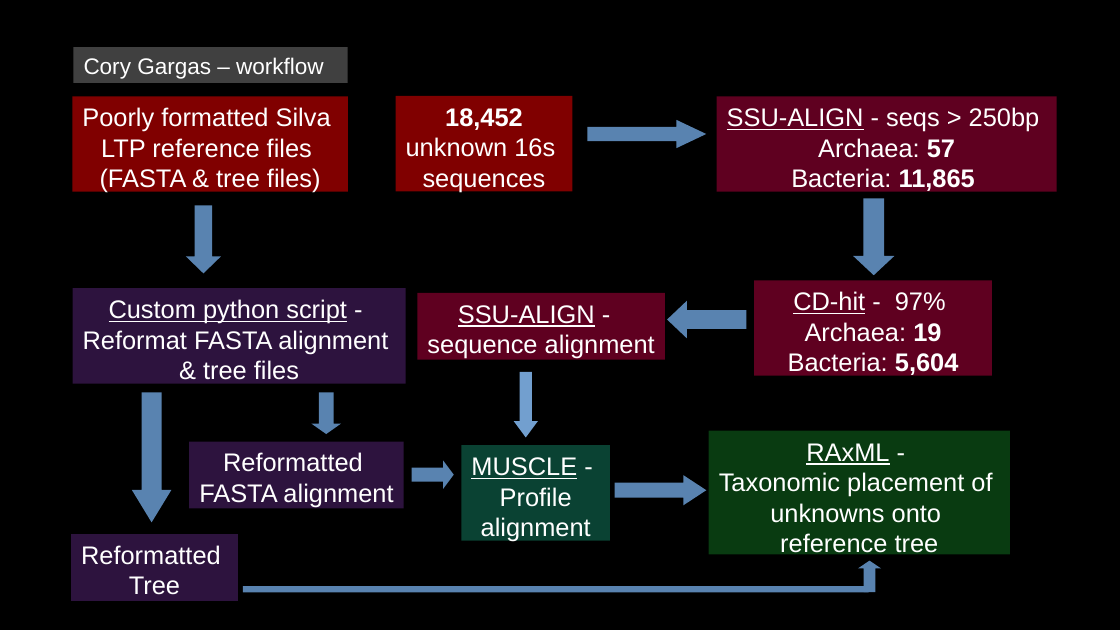
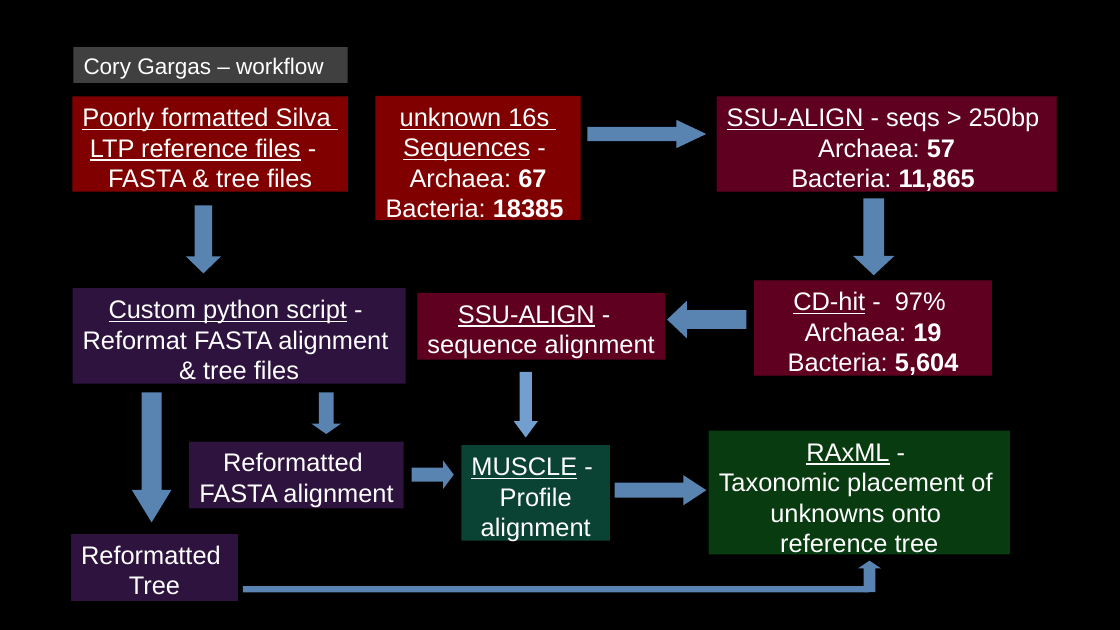
Before and after one commit to cbgargas/biol5153, a slide deck: slide 2 of gargas_final_project_presentation.odp. Drawn at 1120x630 pixels with LibreOffice and Linux fonts; fonts in the diff are those of the drawing. Boxes give left, top, right and bottom in pixels: in the first picture for what was removed or moved away, otherwise in the second. Text is boxed around its words. In the diff, an @@ line names an element or a change of style, - is before the commit and + after.

Commit message:
ver. 1.1, complete

```diff
--- a/gargas_final_project_presentation.odp
+++ b/gargas_final_project_presentation.odp
@@ text in rectangle at <box>82,107,331,132</box>: underline on in "Poorly formatted Silva" @@
@@ rectangle "unknown 16s": place and size @@
-rectangle "unknown 16s" at <box>395,96,572,191</box>
+rectangle "unknown 16s" at <box>376,96,581,220</box>
@@ text in rectangle at <box>400,107,549,130</box>: underline on in "unknown 16s" @@
@@ text in rectangle at <box>445,108,523,130</box>: paragraph removed @@
-18,452
@@ text in rectangle at <box>90,138,312,193</box>: text changed @@
-LTP reference files
-(FASTA & tree files)
+LTP reference files -
+FASTA & tree files
@@ text in rectangle at <box>386,138,564,223</box>: text changed @@
-sequences
+Sequences -
+Archaea: 67
+Bacteria: 18385
```
